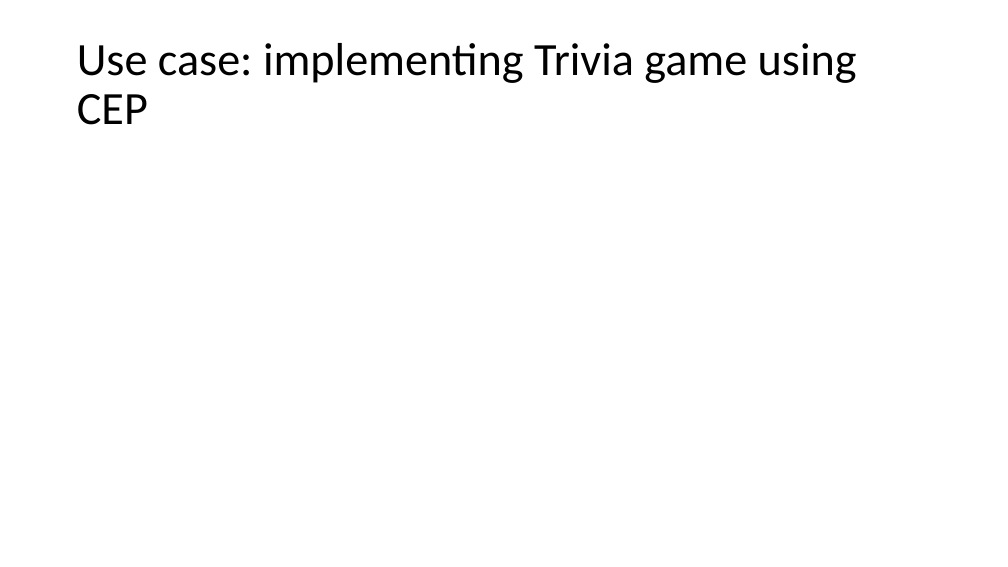
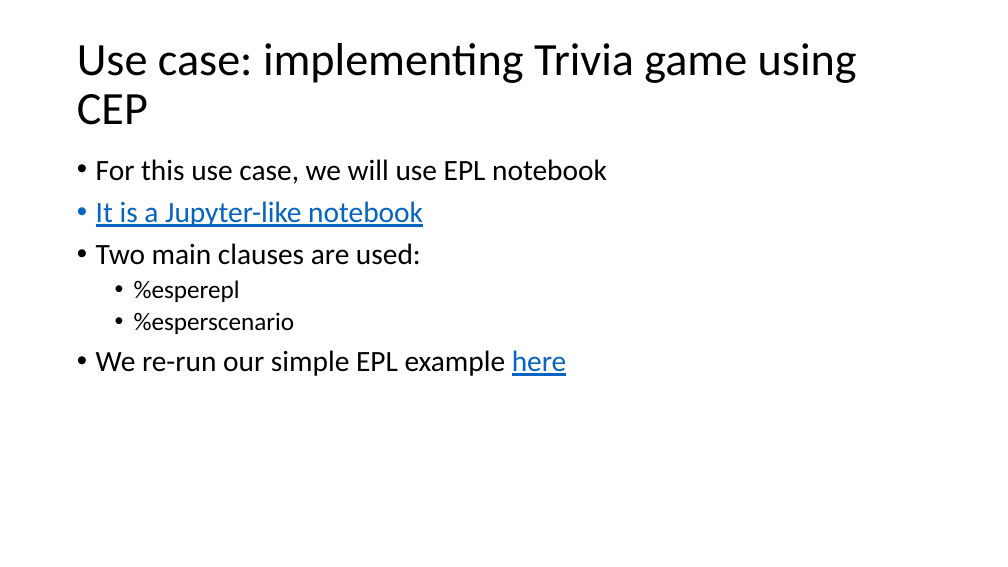
Before and after one commit to enercom25/sem3_24, a slide deck: slide 42 of CEPSem2024.pptx (slide 36 before the commit). Drawn at 1008x567 pixels with LibreOffice and Linux fonts; fonts in the diff are those of the drawing. Boxes give left, top, right and bottom in pixels: in the first picture for what was removed or moved away, otherwise in the second. Text is boxed around its words. In the diff, an @@ line names an element or a change of style, - is before the commit and + after.

```diff
--- a/CEPSem2024.pptx
+++ b/CEPSem2024.pptx
@@ text added at bbox=[96, 159, 607, 376], 28 pt, text #000000 @@
+• For this use case, we will use EPL notebook
+• It is a Jupyter-like notebook
+• Two main clauses are used:
+  • %esperepl
+  • %esperscenario
+• We re-run our simple EPL example here
```
Also in this commit, not shown: 9 other slides changed, 21 slides added, 3 slides removed.
